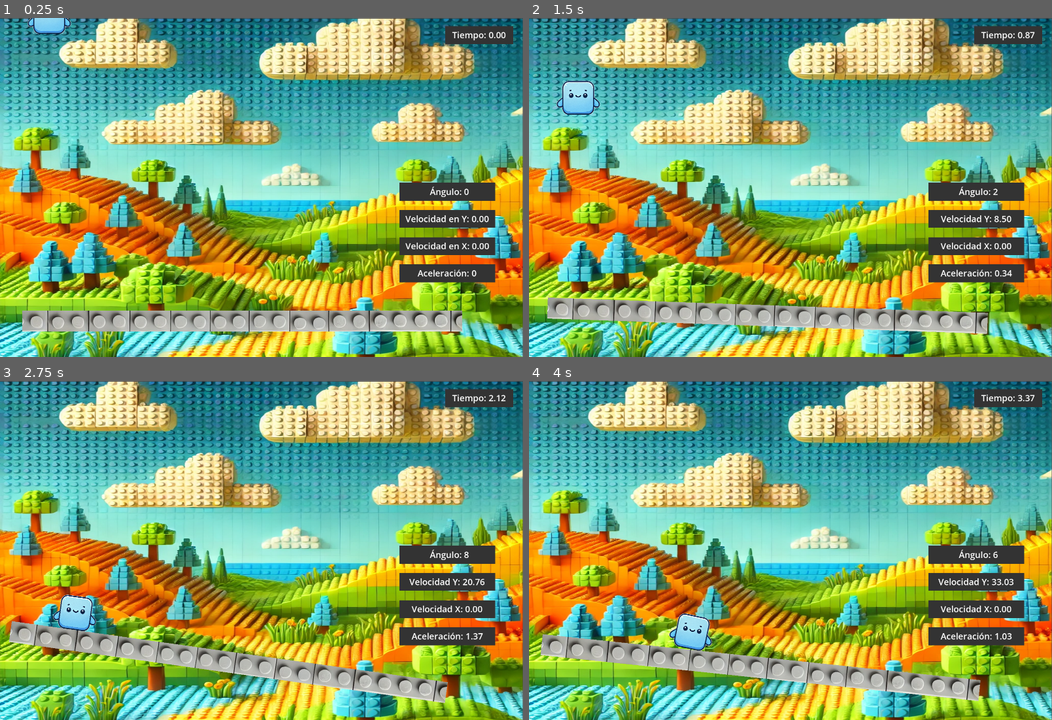
Above: before the commit, frames 1-4 (two rows, left to right).
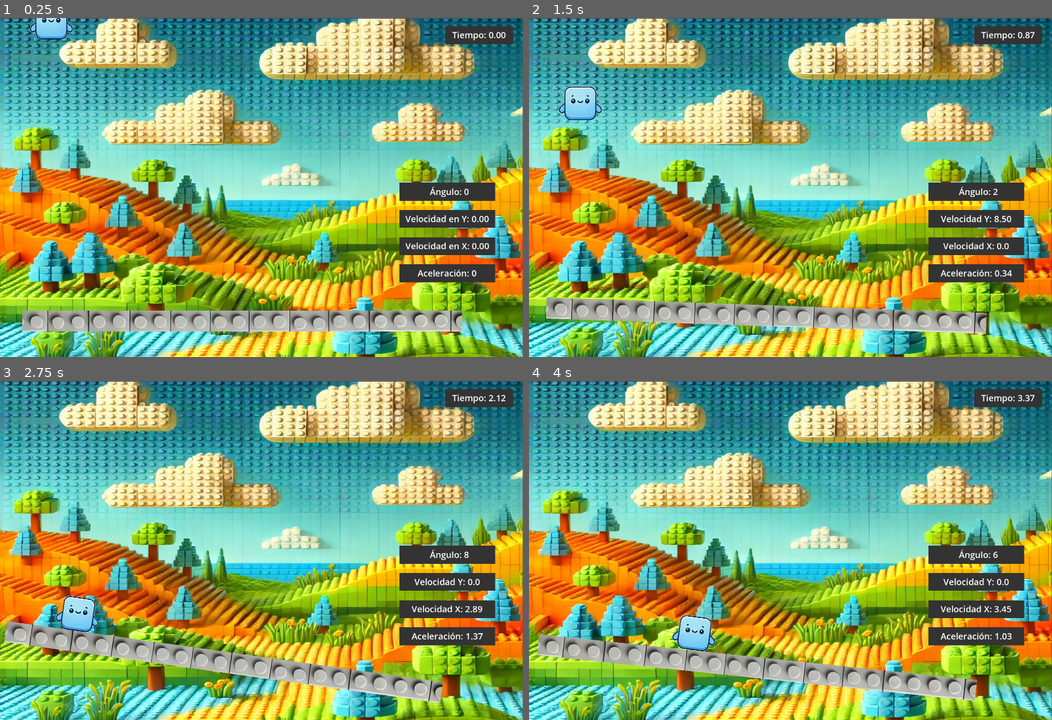
Above: after the commit, the same moments.

Repository: Jigamara/ProjectFU
Game: Godot game, scene res://scenes/main.tscn
Two runs of this game, one before a commit and one after it. Both use one fixed random seed, a clock stepped at 60 frames per second and the inputs below.
Inputs:
- Up to frame 1 (0.25 s): no input
- Up to frame 2 (1.5 s): tap Enter at 0.5 s; hold Up (go_up) 0.53-1.28 s; tap Space (start) at 0.6, 1.35 s; hold Down (go_down) from 1.28 s (still down)
- Up to frame 3 (2.75 s): release Down (go_down) at 2.03 s; hold Up (go_up) from 2.03 s (still down); tap Space (start) at 2.1 s
- Up to frame 4 (4 s): tap Space (start) at 2.85, 3.6 s; release Up (go_up) at 3.53 s; hold Down (go_down) from 3.53 s (still down)

The runs differ from the first frame. In frame 1, 0.3% of the frame differs, in the area x 5-14%, y 0-7%; in frame 2, 1.7%; in frame 3, 3.2%, in the area x 0-93%, y 58-95%; in frame 4, 2.8%.

Commit message:
Proyecto finalizado

Diff:
--- a/Godot/projectfu/scenes/main.tscn
+++ b/Godot/projectfu/scenes/main.tscn
@@ -1,14 +1,18 @@
-[gd_scene load_steps=12 format=3 uid="uid://bemhs7gmrige"]
+[gd_scene load_steps=14 format=3 uid="uid://bemhs7gmrige"]
 
 [ext_resource type="Script" path="res://script/main.gd" id="1_6r1up"]
 [ext_resource type="Texture2D" uid="uid://bv3brji2okx2g" path="res://assets/cubo.png" id="1_wrrfe"]
 [ext_resource type="Texture2D" uid="uid://dby6qy52k8sd2" path="res://assets/fondo.webp" id="2_0acd0"]
 [ext_resource type="Script" path="res://script/cubito.gd" id="3_8rgtu"]
 [ext_resource type="Script" path="res://script/rotacion.gd" id="3_pgafb"]
+[ext_resource type="Script" path="res://script/bar_hitbox.gd" id="5_0fn81"]
 [ext_resource type="Texture2D" uid="uid://5n4fo52gn5f4" path="res://assets/rampa.png" id="5_3lfov"]
 
 [sub_resource type="RectangleShape2D" id="RectangleShape2D_hx6kd"]
 size = Vector2(133, 147)
+
+[sub_resource type="RectangleShape2D" id="RectangleShape2D_pmwle"]
+size = Vector2(1916, 70)
 
 [sub_resource type="PhysicsMaterial" id="PhysicsMaterial_scqqh"]
 friction = 0.0
@@ -31,30 +35,38 @@
 texture = ExtResource("2_0acd0")
 
 [node name="Cubito" type="RigidBody2D" parent="."]
-position = Vector2(-1241, -602)
+position = Vector2(222, 17)
+angular_damp = -1.0
 script = ExtResource("3_8rgtu")
 
 [node name="CollisionShape2D" type="CollisionShape2D" parent="Cubito"]
-position = Vector2(1456.09, 597.5)
+position = Vector2(2.09192, 2.50018)
 shape = SubResource("RectangleShape2D_hx6kd")
 debug_color = Color(0, 0.6, 0.701961, 1)
 
 [node name="Sprite2D" type="Sprite2D" parent="Cubito"]
-position = Vector2(1438.59, 581)
+position = Vector2(-15.4081, -13.9998)
 scale = Vector2(0.157908, 0.166667)
 texture = ExtResource("1_wrrfe")
 
-[node name="StaticBody2D" type="StaticBody2D" parent="."]
+[node name="BarHitbox" type="Area2D" parent="."]
+script = ExtResource("5_0fn81")
+
+[node name="CollisionShape2D" type="CollisionShape2D" parent="BarHitbox"]
+position = Vector2(1054, 1306)
+shape = SubResource("RectangleShape2D_pmwle")
+
+[node name="Bar" type="StaticBody2D" parent="."]
 position = Vector2(1738, 1267)
 physics_material_override = SubResource("PhysicsMaterial_scqqh")
 script = ExtResource("3_pgafb")
 
-[node name="CollisionShape2D" type="CollisionShape2D" parent="StaticBody2D"]
+[node name="CollisionShape2D" type="CollisionShape2D" parent="Bar"]
 position = Vector2(-688.095, 49.5)
 scale = Vector2(41.2381, 19.6667)
 shape = SubResource("RectangleShape2D_r0rkc")
 
-[node name="Sprite2D" type="Sprite2D" parent="StaticBody2D"]
+[node name="Sprite2D" type="Sprite2D" parent="Bar"]
 position = Vector2(-687.5, 50.5)
 texture = ExtResource("5_3lfov")
 
@@ -63,6 +75,13 @@
 
 [node name="CollisionShape2D" type="CollisionShape2D" parent="FinMapa"]
 position = Vector2(341.5, 387)
+shape = SubResource("RectangleShape2D_n7u0y")
+
+[node name="FinMapa2" type="Area2D" parent="."]
+position = Vector2(1732, 1070)
+
+[node name="CollisionShape2D" type="CollisionShape2D" parent="FinMapa2"]
+position = Vector2(-5077, 247)
 shape = SubResource("RectangleShape2D_n7u0y")
 
 [node name="timer" type="Label" parent="."]
@@ -130,3 +149,4 @@
 justification_flags = 162
 
 [connection signal="body_entered" from="FinMapa" to="Cubito" method="_on_fin_mapa_body_entered"]
+[connection signal="body_entered" from="FinMapa2" to="Cubito" method="_on_fin_mapa_body_entered"]
--- /dev/null
+++ b/Godot/projectfu/script/bar_hitbox.gd
@@ -0,0 +1,11 @@
+extends Area2D
+
+
+# Called when the node enters the scene tree for the first time.
+func _ready() -> void:
+	pass # Replace with function body.
+
+
+# Called every frame. 'delta' is the elapsed time since the previous frame.
+func _process(_delta: float) -> void:
+	pass
--- a/Godot/projectfu/script/cubito.gd
+++ b/Godot/projectfu/script/cubito.gd
@@ -3,6 +3,7 @@
 var initial_position: Vector2
 var time_elapsed: float = 0.0
 var is_running: bool = false
+var cube_angle = self.rotation_degrees
 
 # Called when the node enters the scene tree for the first time.
 func _ready() -> void:
@@ -12,7 +13,6 @@
 
 
 # Variables del algoritmo
-var aceleration: float = 0.0
 var gravity: float = 9.81
 var cube_mass = 1
 var weight = cube_mass * gravity
@@ -24,19 +24,32 @@
 # Called every frame. 'delta' is the elapsed time since the previous frame.
 func _process(delta: float) -> void:
 	if is_running:
+
+		cube_angle = self.rotation_degrees
+
 		time_elapsed += delta
 		$"../timer".text = "Tiempo: " + "%.2f" % time_elapsed
 
 		# Variables del algortimo
-		var alpha = get_node("../StaticBody2D")
+		var alpha = get_node("../Bar")
 		alpha = alpha.angle
 		var sin_alpha = sin_degrees(alpha)
 		var co = 100
 		var _hip = co / sin_alpha
 
-		$"../VelocidadY".text = "Velocidad Y: " + str("%.2f" % (gravity * time_elapsed))
-		$"../Aceleracion".text = "Aceleración: " + str("%.2f" % ((sin_alpha * weight) / cube_mass))
-		$"../VelocidadX".text = "Velocidad X: " + str("%.2f" % (aceleration*time_elapsed))
+		var velocidadY = gravity * time_elapsed
+		var aceleration = (sin_alpha * weight) / cube_mass
+		var velocidadX =  aceleration*time_elapsed
+
+		if cube_angle > 0 :
+			$"../VelocidadX".text = "Velocidad X: " + str("%.2f" % velocidadX)
+			$"../VelocidadY".text = "Velocidad Y: 0.0"
+
+		if cube_angle <= 0:
+			$"../VelocidadY".text = "Velocidad Y: " + str("%.2f" % velocidadY)
+			$"../VelocidadX".text = "Velocidad X: 0.0"
+
+		$"../Aceleracion".text = "Aceleración: " + str("%.2f" % aceleration)
 
 
 	if Input.is_action_just_pressed("start"):
@@ -50,5 +63,4 @@
 
 
 func _on_fin_mapa_body_entered(_body: Node2D) -> void:
-	print("Cube salio")
 	is_running = false
--- a/Godot/projectfu/script/rotacion.gd
+++ b/Godot/projectfu/script/rotacion.gd
@@ -26,12 +26,12 @@
 		rotation_degrees = 90
 		position = Vector2(153, 1267)
 	else:
-		if rotation_degrees >= 38:
+		if rotation_degrees >= 42:
 			rotation_degrees -= 2
 			move_amount = Vector2(50, 0)
 			position += move_amount
 		else :
-			move_amount = Vector2(15, 0)
+			move_amount = Vector2(20, 0)
 			rotation_degrees -= 2
 			position += move_amount
 
@@ -42,11 +42,11 @@
 		rotation_degrees = 0
 		position = Vector2(1738, 1267)
 	else:
-		if rotation_degrees >= 38:
+		if rotation_degrees >= 42:
 			rotation_degrees += 2
 			move_amount = Vector2(-50, 0)
 			position += move_amount
 		else :
-			move_amount = Vector2(-15, 0)
+			move_amount = Vector2(-20, 0)
 			rotation_degrees += 2
 			position += move_amount
